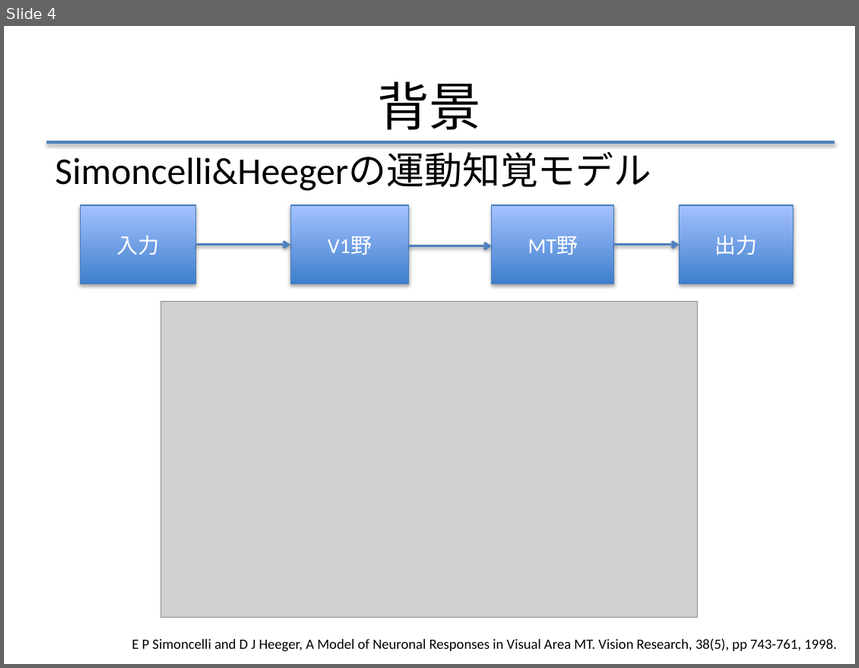
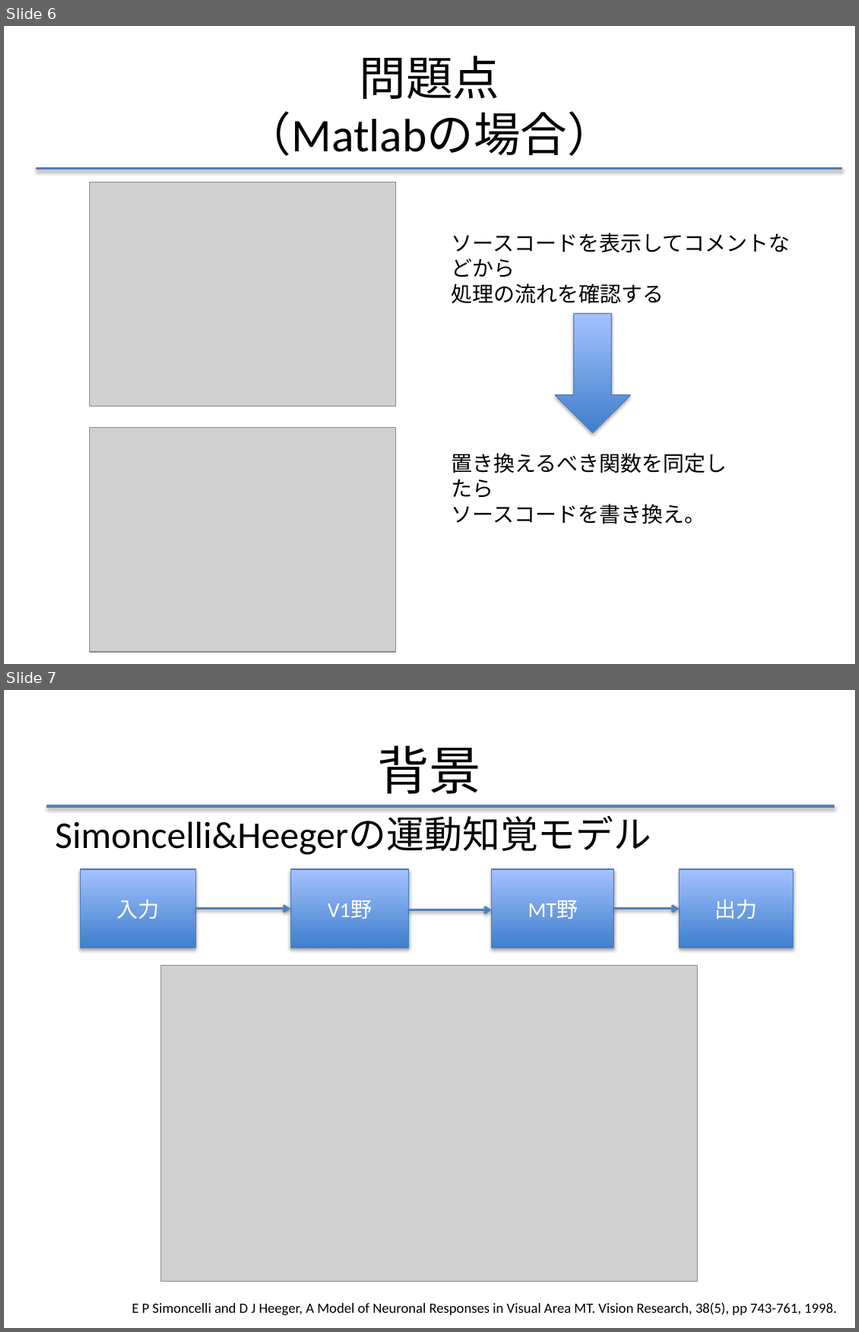
Before and after one commit to f-akazawa/akaz_uecdevelop, a slide deck: doc/中間発表資料.pptx. Shown one above the other, each under a label of ours: slide 4 before the commit, slides 6 and 7 after it. The pictures are 859x668 and 859x1332 pixels, drawn with LibreOffice and Linux fonts; fonts in the diff are those of the drawing; grey boxes stand for pictures. Boxes give left, top, right and bottom in pixels: in the first picture for what was removed or moved away, otherwise in the second. Text is boxed around its words. In the diff, an @@ line names an element or a change of style, - is before the commit and + after.

Commit message:
先生との打ち合わせを反映、目的を厚めにする
まだ書きかけ

```diff
--- a/doc/中間発表資料.pptx
+++ b/doc/中間発表資料.pptx
@@ slide 6 added at <box>4,26,855,664</box>, background #FFFFFF @@
@@ title added at <box>245,56,614,156</box>, 39.6 pt, text #000000 @@
+問題点
+（Matlabの場合）
@@ line added from (37, 169) to (842, 169), #4F81BD 2 pt @@
@@ picture added at <box>90,183,396,408</box> @@
@@ text added at <box>452,233,791,304</box>, 18 pt, text #000000 @@
+ソースコードを表示してコメントなどから
+処理の流れを確認する
@@ down arrow added at <box>555,314,630,433</box>, fill gradient #3F80CE to #A4C4FF, outline #4B7EBC 0.75 pt @@
@@ picture added at <box>90,428,396,652</box> @@
@@ text added at <box>452,453,728,525</box>, 18 pt, text #000000 @@
+置き換えるべき関数を同定したら
+ソースコードを書き換え。
@@ what was slide 4 is now slide 7 @@
```
Also in this commit, not shown: 4 slides changed, 4 other slides added.
